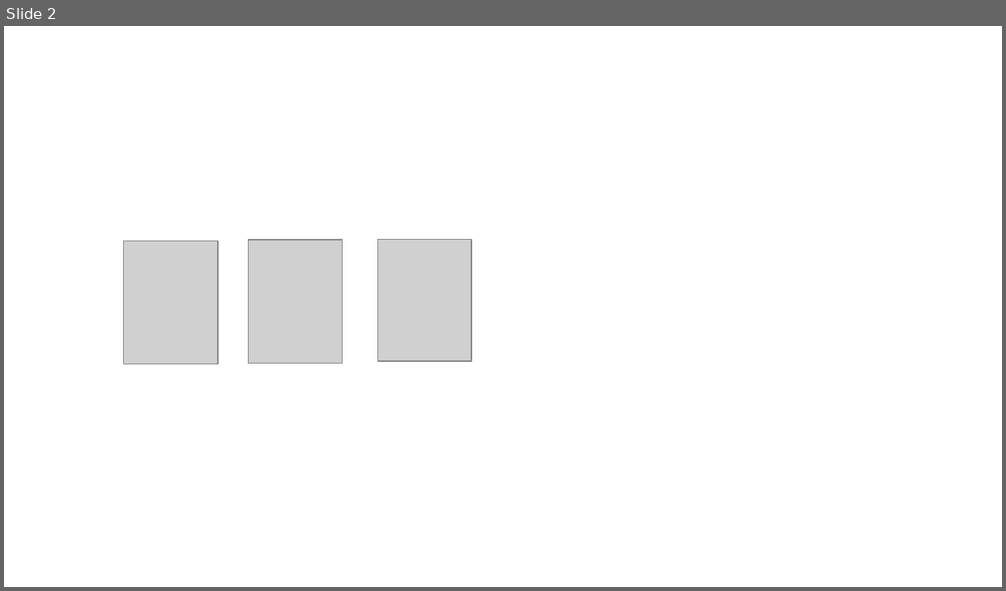
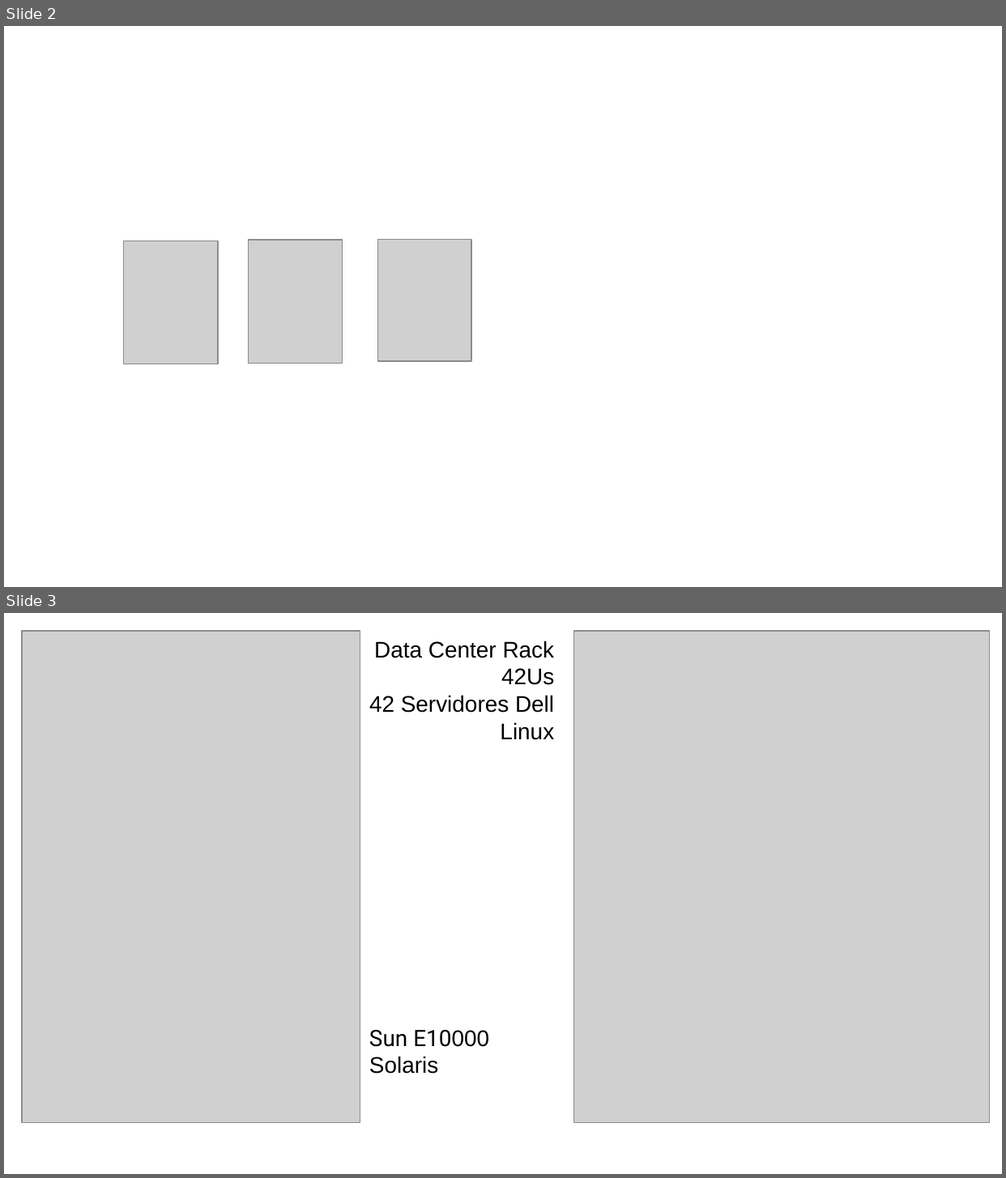
Before and after one commit to danielscarvalho/Insper-Data-Science-Deploy, a slide deck: img/img-aux.odp. Shown one above the other, each under a label of ours: slide 2 before the commit, slides 2 and 3 after it. The pictures are 1006x591 and 1006x1178 pixels, drawn with LibreOffice and Linux fonts; fonts in the diff are those of the drawing; grey boxes stand for pictures. Boxes give left, top, right and bottom in pixels: in the first picture for what was removed or moved away, otherwise in the second. Text is boxed around its words. In the diff, an @@ line names an element or a change of style, - is before the commit and + after.

```diff
--- a/img/img-aux.odp
+++ b/img/img-aux.odp
@@ slide 3 added at (4,613,1002,1174), background #FFFFFF @@
@@ picture added at (22,631,360,1124) @@
@@ picture added at (574,631,989,1124) @@
@@ text added at (369,641,555,740), 18 pt, text #000000 @@
+Data Center Rack
+42Us
+42 Servidores Dell
+Linux
@@ text added at (369,1030,489,1074), 18 pt, text #000000 @@
+Sun E10000
+Solaris
```
Also in this commit, not shown: 9 other files.
